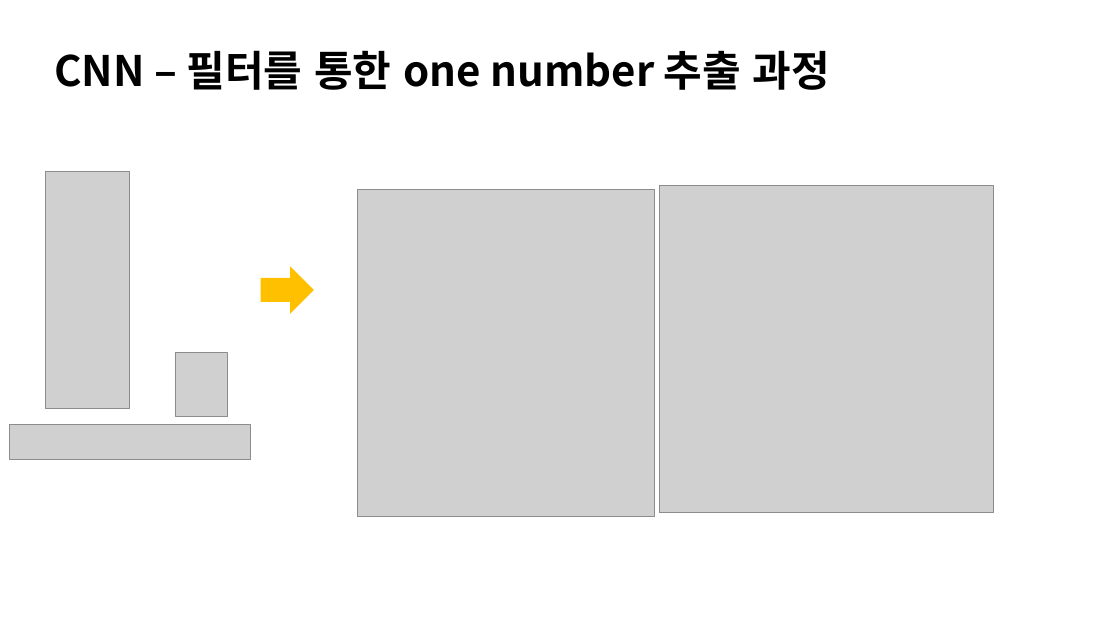
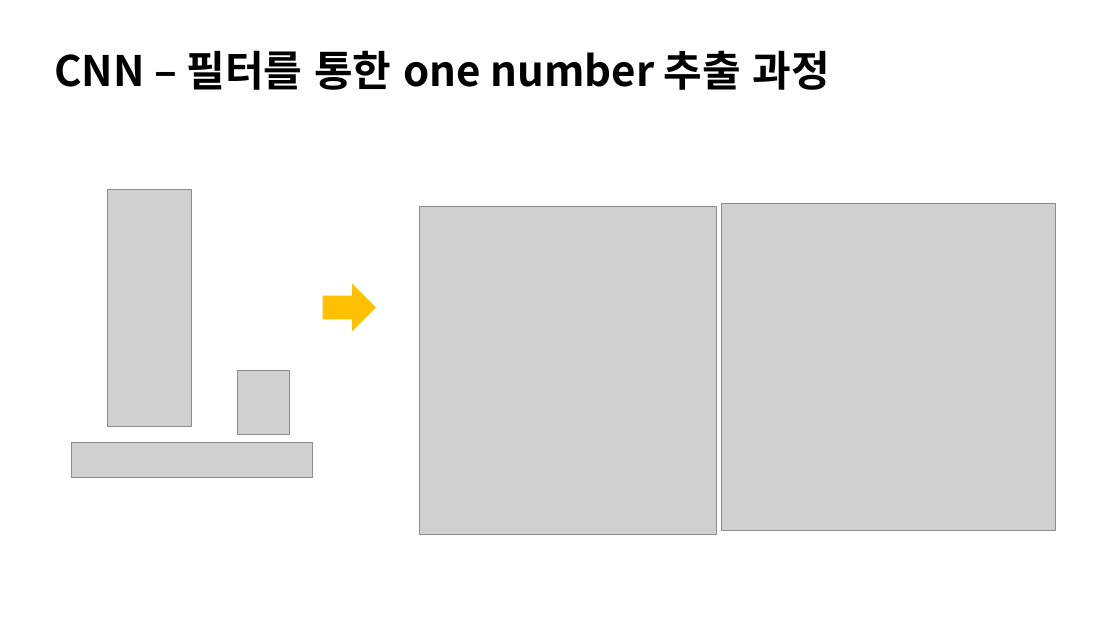
Before and after one commit to park-jiha/2022_1st_AI_practical_course, a slide deck: slide 15 of CNN_ppt.pptx. Drawn at 1120x630 pixels with LibreOffice and Linux fonts; fonts in the diff are those of the drawing; grey boxes stand for pictures. Boxes give left, top, right and bottom in pixels: in the first picture for what was removed or moved away, otherwise in the second. Text is boxed around its words. In the diff, an @@ line names an element or a change of style, - is before the commit and + after.

```diff
--- a/CNN_ppt.pptx
+++ b/CNN_ppt.pptx
@@ 4 pictures: place and size @@
-4 pictures at (9,171,655,517)
+4 pictures at (71,189,717,534)
@@ picture: place and size @@
-picture at (660,186,994,513)
+picture at (721,203,1055,531)
@@ right arrow: place and size @@
-right arrow at (260,266,313,314)
+right arrow at (323,284,376,332)
```
Also in this commit, not shown: 4 other slides changed, 11 slides added.
